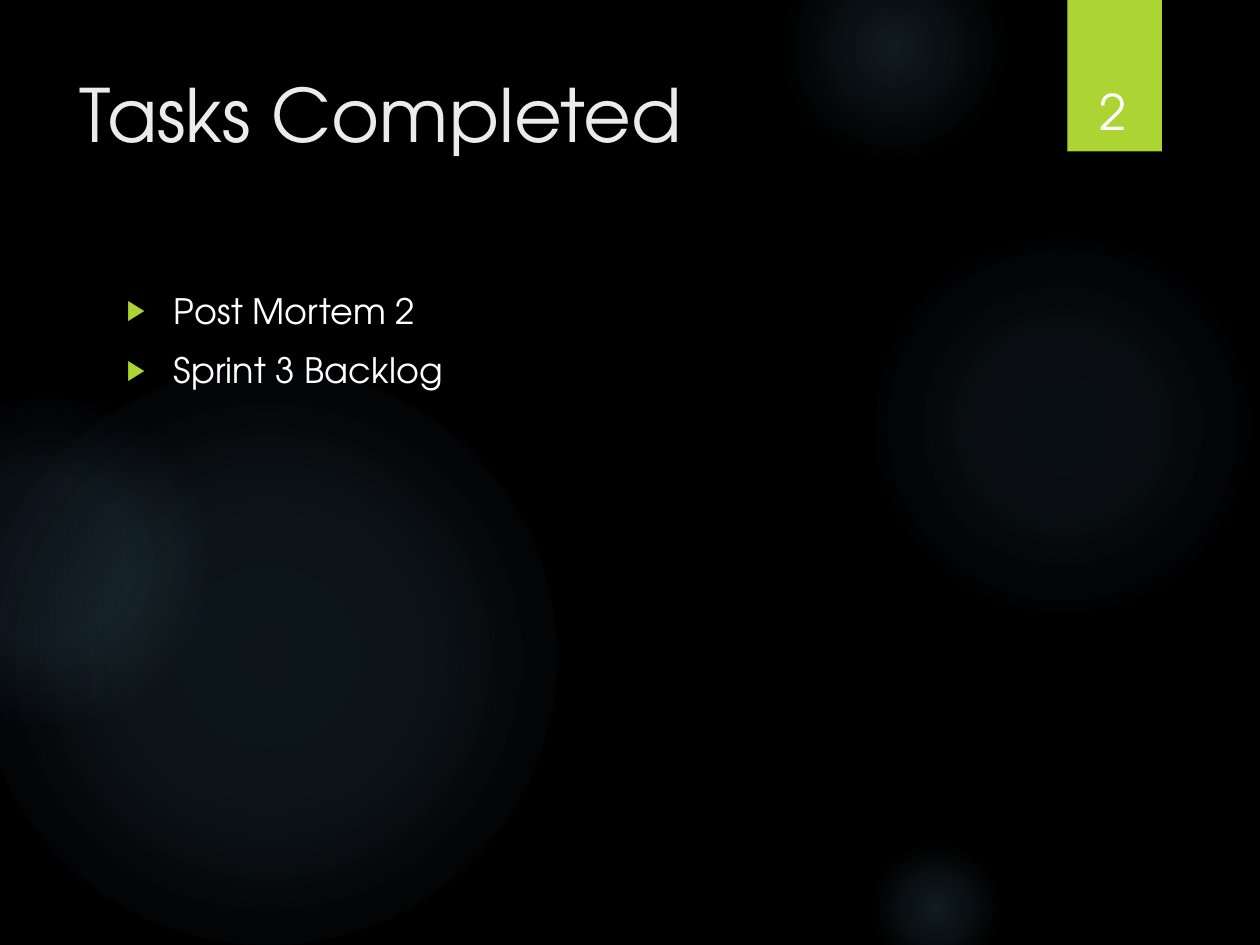
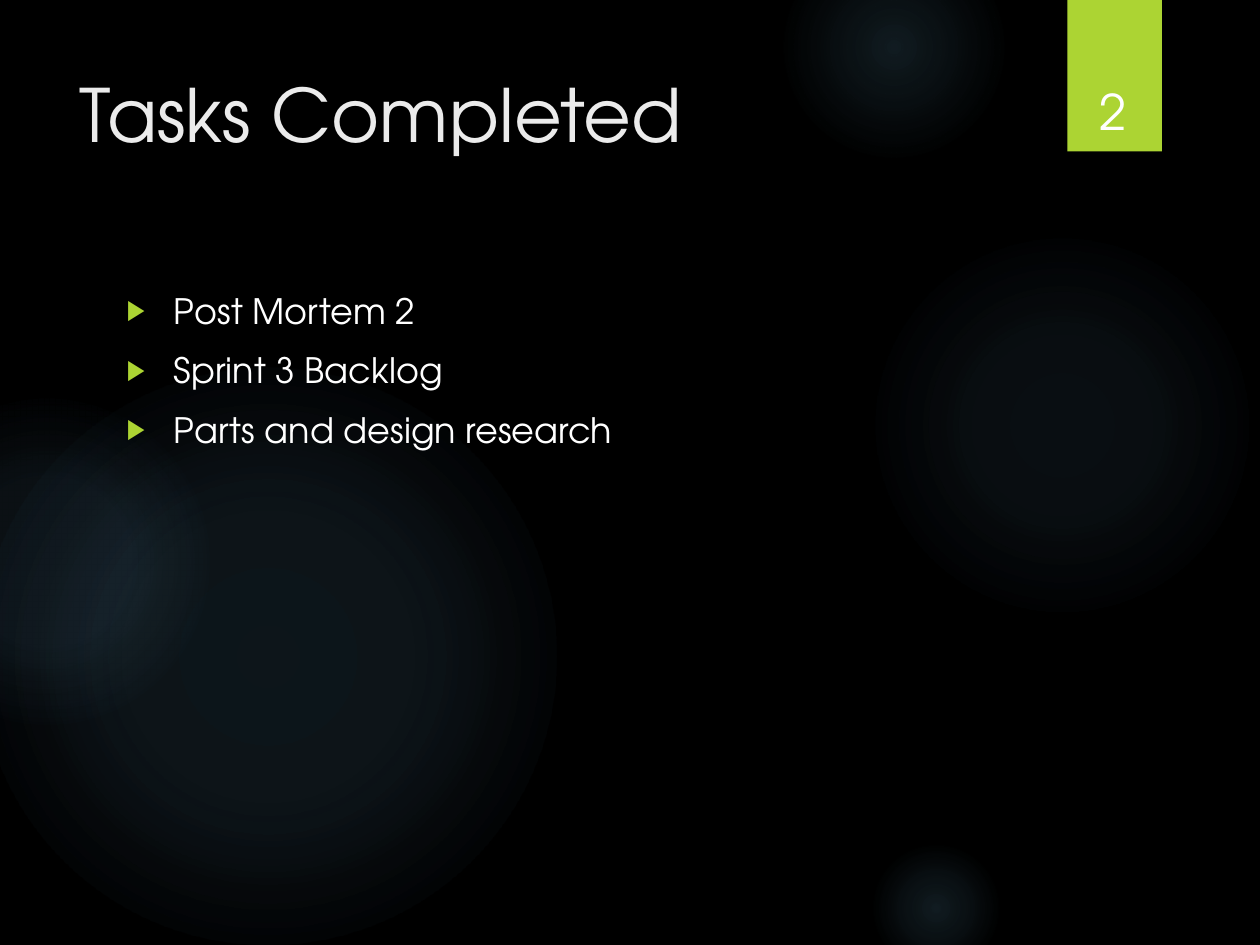
Before and after one commit to powellb1/CapStone, a slide deck: slide 2 of Documentation/Class Presentations/Are We There Yet Progress Report 4.pptx. Drawn at 1260x945 pixels with LibreOffice and Linux fonts; fonts in the diff are those of the drawing; background and template pictures are left out. Boxes give left, top, right and bottom in pixels: in the first picture for what was removed or moved away, otherwise in the second. Text is boxed around its words. In the diff, an @@ line names an element or a change of style, - is before the commit and + after.

```diff
--- a/Documentation/Class Presentations/Are We There Yet Progress Report 4.pptx
+++ b/Documentation/Class Presentations/Are We There Yet Progress Report 4.pptx
@@ text at (x1=174, y1=417, x2=612, y2=451): paragraph added @@
+▶ Parts and design research
```
Also in this commit, not shown: 3 other slides changed, 1 other file.
